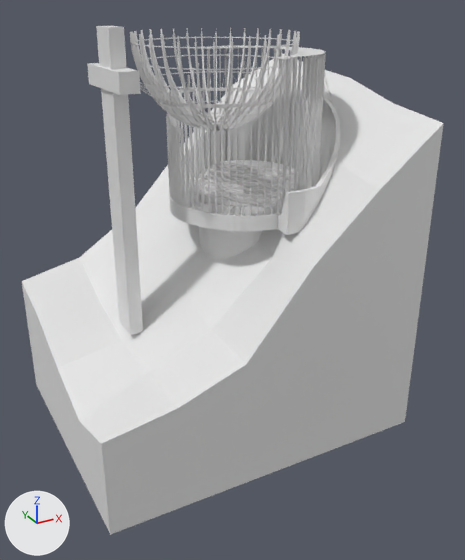
Renders of the glTF model src/glb/no001.glb from each side of a commit.
Camera for both pictures: a 50 mm camera at (-35.9, -62.1, 15.5) aimed at (-3.4, -3.0, -14.0). Lighting does not change. The marker at lower left points along +X, +Y and +Z. Where no turn or scale is listed for an object, it has been applied to the vertices.

Script lines for the objects in view, before the commit:
```python
me_circle_006 = bpy.data.meshes.new('Circle.006')
me_circle_006.from_pydata(...)  # 681 vertices, 1020 faces; spans x -8.5..8.5, y -7.9..9.2, z -5.2..10.1
me_cube_003 = bpy.data.meshes.new('Cube.003')
me_cube_003.from_pydata(...)  # 54 vertices, 104 faces; spans x -15.68..-13.68, y -3.94..5.33, z 7.35..9.35
me_sphere_008 = bpy.data.meshes.new('Sphere.008')
me_sphere_008.from_pydata(...)  # 17568 vertices, 34992 faces; spans x -12.1..5.2, y -7.9..9.3, z 2.4..12.3
ob_cube = bpy.data.objects.new('Cube', me_cube_003)
ob_cube.location = (0.0, 0.0, 0.0)
ob_pillar = bpy.data.objects.new('pillar', me_circle_006)
ob_pillar.location = (0.0, 0.0, 0.0)
ob_sphere_bean = bpy.data.objects.new('sphere_bean', me_sphere_008)
ob_sphere_bean.location = (0.0, 0.0, 0.0)
# also in view: 'elevator' at (-14.6, 0.7, -3.0); 'Object_1' at (3.3, 2.4, -4.0); 'sphere_sub_ring' at (-3.5, 0.7, 7.4); 'foundation' at (3.7, 0.7, -1.1); 'foundation_ring' at (0.0, 0.7, -8.8)
```
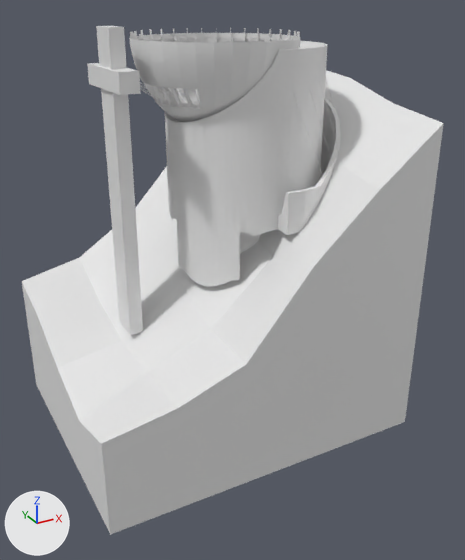
The newer file is also turned or shifted as a whole; pictures and numbers use the older file's frame.

Location of each change, [x1, y1, x2, y2] in pixels of the pictures (465 x 560 px):
'skin', added: after [165, 41, 327, 286]
'sphere_glass', added: after [129, 33, 300, 122]
'pillar', unchanged, covered by the edit: before [166, 48, 326, 216]; after [167, 114, 179, 122]
'sphere_bean', unchanged, covered by the edit: before [130, 28, 300, 131]; after [130, 28, 300, 109]
'foundation_ring', unchanged, covered by the edit: before [169, 180, 306, 259]; after [240, 232, 261, 253]
'Cube', unchanged, covered by the edit: before [87, 63, 141, 95]

Patch to the scene script:
```diff
--- a/src/glb/no001.glb.py
+++ b/src/glb/no001.glb.py
@@ me_sphere_010 @@
+me_sphere_010.from_pydata(...)  # 913 vertices, 1732 faces; spans x -12.1..5.2, y -8.0..9.4, z 34.3..43.8
@@ me_circle_005 @@
+me_circle_005.from_pydata(...)  # 312 vertices, 624 faces; spans x -8.6..8.7, y -8.0..9.3, z 18.4..43.0
@@ ob_sphere_glass @@
+ob_sphere_glass = bpy.data.objects.new('sphere_glass', me_sphere_010)
+ob_sphere_glass.location = (0.0, 0.0, -32.0)
@@ ob_skin @@
+ob_skin = bpy.data.objects.new('skin', me_circle_005)
+ob_skin.location = (0.0, 0.0, -32.0)
```
